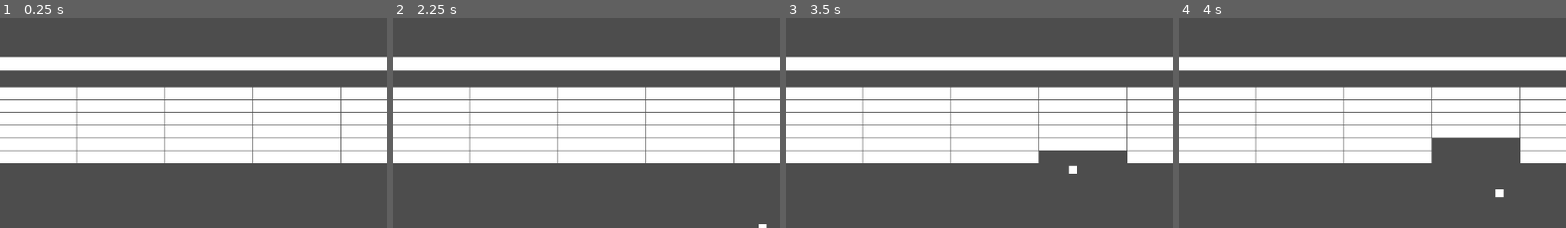
Above: before the commit, frames 1-4 (left to right).
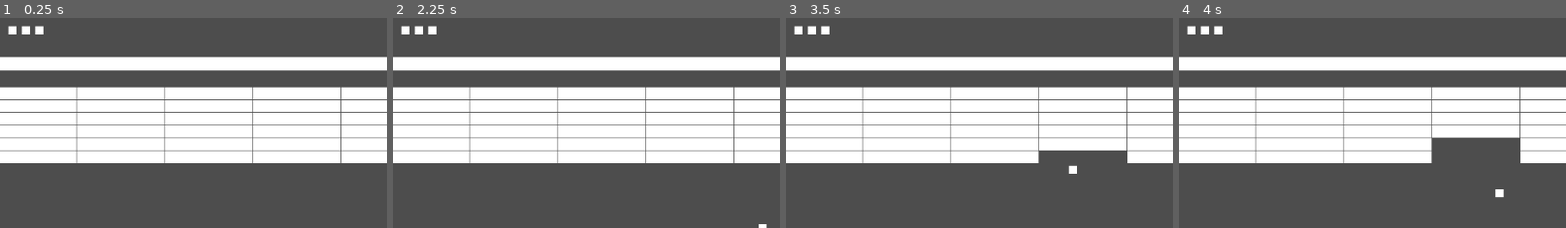
Above: after the commit, the same moments.

Repository: djaquay/breakout-gd
Game: Godot game, scene res://main.tscn
The game is run twice, just before and just after one commit, with the same random seed, the same clock (stepped at 60 frames per second) and the same inputs.
Inputs (mouse positions are % of the whole screen's width and height, from its top left):
- Up to frame 1 (0.25 s): no input
- Up to frame 2 (2.25 s): tap Enter at 0.5, 2 s; move the mouse to (72, 43) at 0.52 s; click (72, 43) at 0.6 s; tap Space at 1.25 s; move the mouse to (30, 54) at 1.27 s; click (30, 54) at 1.35 s; move the mouse to (60, 26) at 2.02 s; click (60, 26) at 2.1 s
- Up to frame 3 (3.5 s): tap Space at 2.75 s; move the mouse to (45, 69) at 2.77 s; click (45, 69) at 2.85 s
- Up to frame 4 (4 s): move the mouse to (80, 64) at 3.52 s; click (80, 64) at 3.6 s
The pictures show only the part of the screen within x 17-67%, y 0-50%; the shares and areas given below are measured in that part.

The runs differ from the first frame. In frame 1, 0.3% of the frame differs, in the area x 2-12%, y 3-8%; in frame 2, 0.3%; in frame 3, 0.3%; in frame 4, 0.3%.

Commit message:
added 2nd lives-left display

Diff:
--- a/hud.gd
+++ b/hud.gd
@@ -21,6 +21,9 @@
 
 func update_lives() -> void:
 	$LifeLabel.text = str(lives)
+	$BallLeft1.visible = lives >= 1
+	$BallLeft2.visible = lives >= 2
+	$BallLeft3.visible = lives >= 3
 
 
 func handle_lost_life() -> void:
--- a/hud.tscn
+++ b/hud.tscn
@@ -36,3 +36,21 @@
 theme_override_font_sizes/font_size = 32
 text = "0"
 horizontal_alignment = 2
+
+[node name="BallLeft1" type="ColorRect" parent="."]
+offset_left = 210.0
+offset_top = 34.0
+offset_right = 222.0
+offset_bottom = 46.0
+
+[node name="BallLeft2" type="ColorRect" parent="."]
+offset_left = 230.0
+offset_top = 34.0
+offset_right = 242.0
+offset_bottom = 46.0
+
+[node name="BallLeft3" type="ColorRect" parent="."]
+offset_left = 250.0
+offset_top = 34.0
+offset_right = 262.0
+offset_bottom = 46.0
Not shown, changed: README.md
